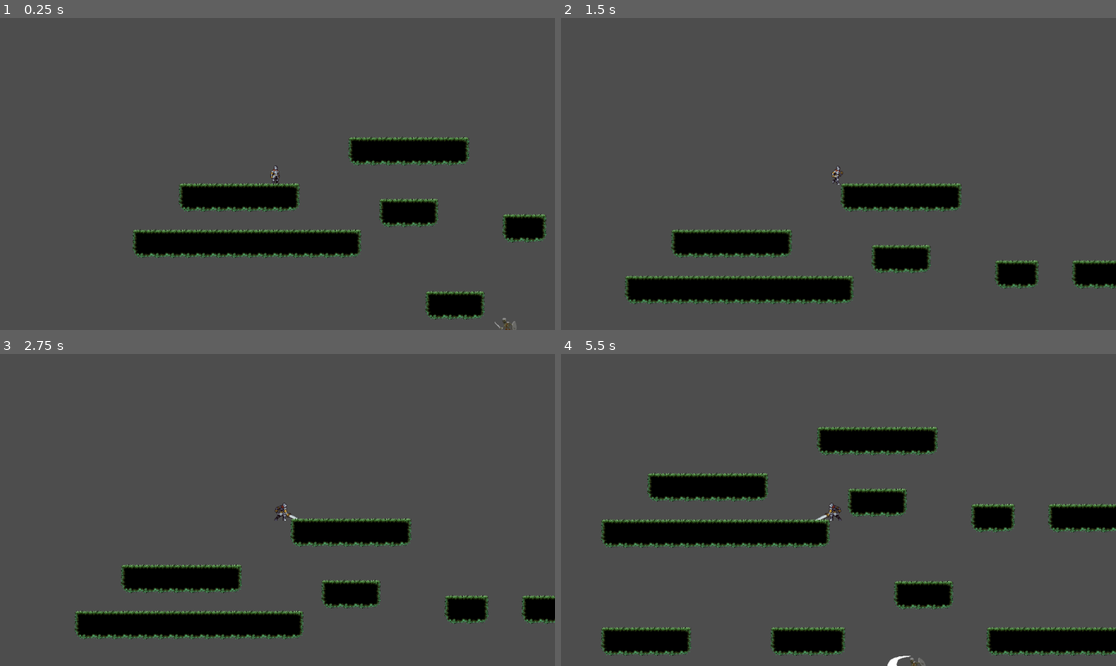
Above: before the commit, frames 1-4 (two rows, left to right).
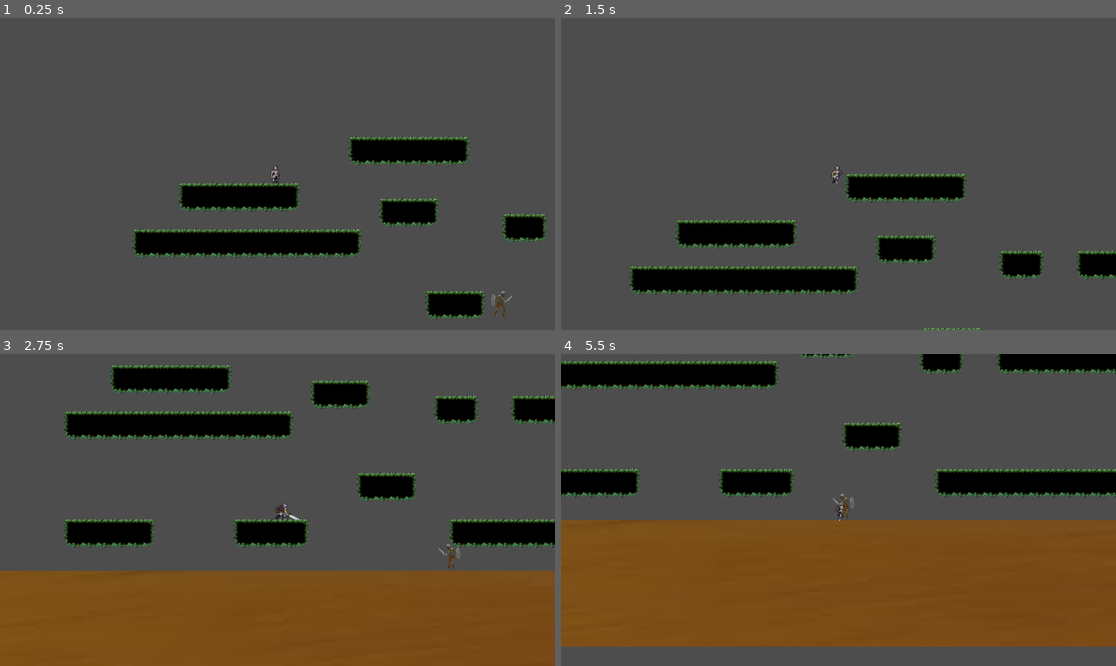
Above: after the commit, the same moments.

Repository: Pablo1996abc/plataforma2d
Game: Godot game, scene res://main.tscn
Same seed, same stepped clock (60 frames per second), same inputs: the game is played once before the commit and once after it.
Inputs:
- Up to frame 1 (0.25 s): no input
- Up to frame 2 (1.5 s): hold Z (attack) 0.53-1.28 s; hold Right (ui_right) from 0.53 s (still down); tap Up (ui_up) at 0.77 s; tap Z (attack) at 1.35 s
- Up to frame 3 (2.75 s): tap Up (ui_up) at 1.52 s; release Right (ui_right) at 2.03 s; hold Left (ui_left) from 2.03 s (still down); hold Z (attack) from 2.03 s (still down)
- Up to frame 4 (5.5 s): release Left (ui_left) at 2.78 s; release Z (attack) at 2.78 s; hold Right (ui_right) 2.78-4.28 s; tap Z (attack) at 2.85, 4.35 s; tap Up (ui_up) at 3.02, 3.77, 4.52 s; hold Z (attack) 3.53-4.28 s; hold Left (ui_left) 4.28-5.03 s; hold Right (ui_right) from 5.03 s (still down); hold Z (attack) from 5.03 s (still down)

The runs differ from the first frame. In frame 1, 0.8% of the frame differs, in the area x 23-99%, y 38-100%; in frame 2, 9.4%; in frame 3, 45%; in frame 4, 57%, in the area x 0-100%, y 0-100%.

Commit message:
ajustes hitbox movimentacao e identiificacao esqueleto

Diff:
--- a/Skeleton.tscn
+++ b/Skeleton.tscn
@@ -7,14 +7,9 @@
 [ext_resource type="Texture2D" uid="uid://d1vko8cfeuajk" path="res://imagens/Monsters_Creatures_Fantasy/Skeleton/Idle.png" id="4_rsp4x"]
 [ext_resource type="Texture2D" uid="uid://bo6famcnfg4yd" path="res://imagens/Monsters_Creatures_Fantasy/Skeleton/Walk.png" id="5_0rk3j"]
 
-[sub_resource type="CircleShape2D" id="CircleShape2D_vsooi"]
-radius = 17.0
-
-[sub_resource type="CircleShape2D" id="CircleShape2D_rsp4x"]
-radius = 62.39391
-
-[sub_resource type="CircleShape2D" id="CircleShape2D_dfc0f"]
-radius = 37.48333
+[sub_resource type="CapsuleShape2D" id="CapsuleShape2D_dfc0f"]
+radius = 12.0
+height = 58.0
 
 [sub_resource type="AtlasTexture" id="AtlasTexture_jgngj"]
 atlas = ExtResource("1_637nb")
@@ -212,50 +207,37 @@
 "speed": 16.0
 }]
 
-[sub_resource type="NavigationPolygon" id="NavigationPolygon_dfc0f"]
+[sub_resource type="RectangleShape2D" id="RectangleShape2D_dfc0f"]
+size = Vector2(21, 44)
 
 [node name="Skeleton" type="CharacterBody2D" unique_id=829272368 groups=["Enemy"]]
 script = ExtResource("1_dfc0f")
 
 [node name="CollisionShape2D2" type="CollisionShape2D" parent="." unique_id=1484114788]
-visibility_layer = 3
-position = Vector2(75, 106)
-shape = SubResource("CircleShape2D_vsooi")
-
-[node name="AttackArea" type="Area2D" parent="." unique_id=1600562285]
-visibility_layer = 0
-
-[node name="CollisionShape2D" type="CollisionShape2D" parent="AttackArea" unique_id=1559305921]
-modulate = Color(1, 0.20392157, 1, 1)
-light_mask = 0
-position = Vector2(76, 105)
-shape = SubResource("CircleShape2D_rsp4x")
-
-[node name="DetectionArea" type="Area2D" parent="." unique_id=985206915]
-collision_layer = 0
-
-[node name="CollisionShape2D" type="CollisionShape2D" parent="DetectionArea" unique_id=815173826]
-position = Vector2(77, 111)
-shape = SubResource("CircleShape2D_dfc0f")
+light_mask = 4
+visibility_layer = 2
+position = Vector2(5, -1)
+shape = SubResource("CapsuleShape2D_dfc0f")
 
 [node name="RayCast2D" type="RayCast2D" parent="." unique_id=188933650]
-position = Vector2(115, 83)
+position = Vector2(7, 0)
+exclude_parent = false
+target_position = Vector2(79, -1)
 
 [node name="AnimatedSprite2D" type="AnimatedSprite2D" parent="." unique_id=677665135]
-position = Vector2(73.00003, 105.00002)
-scale = Vector2(1.0016667, 1.0283326)
+position = Vector2(0, 7.6293945e-06)
+scale = Vector2(0.98041636, 1.0141662)
 sprite_frames = SubResource("SpriteFrames_4t2op")
 animation = &"attack"
 
-[node name="NavigationAgent2D" type="NavigationAgent2D" parent="." unique_id=313329152]
-
-[node name="NavigationRegion2D" type="NavigationRegion2D" parent="NavigationAgent2D" unique_id=1049010653]
-navigation_polygon = SubResource("NavigationPolygon_dfc0f")
-
 [node name="AttackTimer" type="Timer" parent="." unique_id=123536129]
 wait_time = 2.502
 
-[node name="DamageTime" type="Timer" parent="." unique_id=896147167]
-
-[connection signal="body_entered" from="DetectionArea" to="." method="_on_player_detector_body_entered"]
-[connection signal="body_exited" from="DetectionArea" to="." method="_on_player_detector_body_exited"]
+[node name="DamageTimer" type="Timer" parent="." unique_id=896147167]
+
+[node name="Hitbox" type="Area2D" parent="." unique_id=1448745256]
+
+[node name="CollisionShape2D" type="CollisionShape2D" parent="Hitbox" unique_id=109993314]
+position = Vector2(4, 1)
+shape = SubResource("RectangleShape2D_dfc0f")
+debug_color = Color(0.88027704, 0.13514358, 0.75713, 0.41960785)
--- a/player.gd
+++ b/player.gd
@@ -4,6 +4,10 @@
 const RUN_SPEED = 300.0
 const JUMP_VELOCITY = -450.0
 var GRAVITY = ProjectSettings.get_setting("physics/2d/default_gravity")
+var is_hurt: bool = false
+var hurt_timer: float = 0.0
+const HURT_DURATION: float = 0.5  # tempo da animação de hit
+var health: int = 100
 
 @onready var sprite = $AnimatedSprite2D
 
@@ -11,6 +15,7 @@
 var tap_time_threshold = 0.3
 var last_tap_time = 0.0
 var is_running = false
+
 
 func _physics_process(delta):
 	# 1. Gravidade
@@ -58,7 +63,26 @@
 	last_key_pressed = dir_name
 	last_tap_time = current_time
 
+func _ready():
+	$Hitbox.area_entered.connect(_on_hitbox_area_entered)  # ← nome aqui
+
+# ↓ precisa ser idêntico
+func _on_hitbox_area_entered(area):
+	is_hurt = true
+	hurt_timer = HURT_DURATION
+
+
+func take_damage(amount: int) -> void:
+	is_hurt = true
+	hurt_timer = HURT_DURATION
+	# se tiver sistema de vida:
+	health -= amount
+
 func update_animation(direction_val: float):
+	if is_hurt and sprite.sprite_frames.has_animation("hit"):
+		sprite.play("hit")
+		return
+
 	if Input.is_action_pressed("attack") and sprite.sprite_frames.has_animation("attack"):
 		sprite.play("attack")
 		return
@@ -67,6 +91,7 @@
 		sprite.play("jump")
 	elif Input.is_action_pressed("ui_down"):
 		sprite.play("crouch")
+
 	elif abs(direction_val) > 0.1:
 		sprite.flip_h = direction_val < 0
 		sprite.play("run")
--- a/player.tscn
+++ b/player.tscn
@@ -13,7 +13,7 @@
 [ext_resource type="Texture2D" uid="uid://dm1heln2qate4" path="res://imagens/FreeKnight_v1/Colour2/Outline/120x80_PNGSheets/_Run.png" id="10_q13i1"]
 
 [sub_resource type="RectangleShape2D" id="RectangleShape2D_4flbx"]
-size = Vector2(32, 41)
+size = Vector2(27, 38)
 
 [sub_resource type="AtlasTexture" id="AtlasTexture_hl5qd"]
 atlas = ExtResource("2_n7ghd")
@@ -445,16 +445,27 @@
 "speed": 16.0
 }]
 
-[node name="Player" type="CharacterBody2D" unique_id=865413931 groups=["Enemy", "Player", "player"]]
+[sub_resource type="RectangleShape2D" id="RectangleShape2D_nvl01"]
+size = Vector2(23, 35)
+
+[node name="Player" type="CharacterBody2D" unique_id=865413931 groups=["Player", "player"]]
 script = ExtResource("1_4flbx")
 
 [node name="CollisionShape2D" type="CollisionShape2D" parent="." unique_id=190188607]
+position = Vector2(-2.5, 1)
 shape = SubResource("RectangleShape2D_4flbx")
 
 [node name="AnimatedSprite2D" type="AnimatedSprite2D" parent="." unique_id=1372160093]
 position = Vector2(3.8146973e-06, -19.75)
 scale = Vector2(0.9333334, 1.04375)
 sprite_frames = SubResource("SpriteFrames_pylmc")
-animation = &"run"
+animation = &"hit"
 
 [node name="Camera2D" type="Camera2D" parent="." unique_id=15545637]
+
+[node name="Hitbox" type="Area2D" parent="." unique_id=850638780]
+
+[node name="CollisionShape2D" type="CollisionShape2D" parent="Hitbox" unique_id=70242150]
+position = Vector2(-2.5, 1.5)
+shape = SubResource("RectangleShape2D_nvl01")
+debug_color = Color(0.8531859, 0.23987952, 0.7052934, 0.41960785)
--- a/skeleton.gd
+++ b/skeleton.gd
@@ -5,29 +5,27 @@
 # ── Exportáveis ────────────────────────────────
 @export var speed: float = 80.0
 @export var chase_speed: float = 140.0
-@export var detection_radius: float = 500.0
-@export var attack_range: float = 460.0
+@export var detection_radius: float = 800.0
+@export var attack_range: float = 73.0
 @export var attack_damage: int = 10
-@export var attack_cooldown: float = 1.2
-@export var patrol_distance: float = 120.0  # distância horizontal da patrulha
-
+@export var attack_cooldown: float = 1.5
+@export var patrol_distance: float = 140.0
 @export var max_health: int = 50
-var health: int
 
 # ── Nós ───────────────────────────────────────
 @onready var animated_sprite: AnimatedSprite2D = $AnimatedSprite2D
 @onready var attack_timer: Timer = $AttackTimer
-@onready var damage_timer: Timer = $DamageTime
+@onready var damage_timer: Timer = $DamageTimer
+@onready var ray: RayCast2D = $RayCast2D
 
 # ── Estado interno ─────────────────────────────
 var state: State = State.PATROL
 var target: Node2D = null
-
 var patrol_origin: Vector2
-var patrol_dir: float = 1.0       # 1 = direita, -1 = esquerda
-
+var patrol_dir: float = 1.0
 var can_attack: bool = true
 var _flashing: bool = false
+var health: int
 
 # ──────────────────────────────────────────────
 func _ready() -> void:
@@ -38,158 +36,117 @@
 	attack_timer.one_shot = true
 	attack_timer.timeout.connect(_on_attack_timer_timeout)
 
-	damage_timer.wait_time = 0.2  # delay até o golpe conectar
+	damage_timer.wait_time = 0.3
 	damage_timer.one_shot = true
 	damage_timer.timeout.connect(_on_damage_timer_timeout)
 
-	print("Inimigo iniciado em: ", global_position)
-	var players := get_tree().get_nodes_in_group("player")
-	print("Players encontrados: ", players.size())
-
 # ──────────────────────────────────────────────
 func _physics_process(delta: float) -> void:
-	# Gravidade
 	if not is_on_floor():
 		velocity += get_gravity() * delta
 
-	# Detecção direta por distância — sem precisar de Area2D
-	_update_target()
-
 	match state:
-		State.PATROL:  _patrol()
-		State.CHASE:   _chase()
-		State.ATTACK:  _try_attack()
+		State.PATROL:  _do_patrol()
+		State.CHASE:   _do_chase()
+		State.ATTACK:  _do_attack_state()
 
 	move_and_slide()
 	_update_animation()
 
 # ──────────────────────────────────────────────
-# DETECÇÃO
-# ──────────────────────────────────────────────
-
-func _update_target() -> void:
-
-	# Não interrompe durante o ataque
-	if state == State.ATTACK:
-		return
-
-	var players := get_tree().get_nodes_in_group("player")
-	if players.is_empty():
-
-		return
-
-	var p := players[0] as Node2D
+# PATRULHA
+# ──────────────────────────────────────────────
+func _do_patrol() -> void:
+	var p := _get_player()
+	if p != null:
+
+		var dist := global_position.distance_to(p.global_position)
+		var vertical_diff: float = abs(global_position.y - p.global_position.y)  # ADICIONAR
+
+		if dist <= detection_radius and vertical_diff < 50.0:  # ADICIONAR limite vertical
+			target = p
+			state = State.CHASE
+			return
+
+	velocity.x = speed * patrol_dir
+	animated_sprite.flip_h = patrol_dir < 0
+
+	var dist_origin := global_position.x - patrol_origin.x
+	if dist_origin >= patrol_distance:
+		patrol_dir = -1.0
+	elif dist_origin <= -patrol_distance:
+		patrol_dir = 1.0
+
+	if is_on_wall():
+		patrol_dir *= -1.0
+
+# ──────────────────────────────────────────────
+# PERSEGUIÇÃO
+# ──────────────────────────────────────────────
+func _do_chase() -> void:
+	var p := _get_player()
+	if p == null:
+		state = State.PATROL
+		return
+
 	var dist := global_position.distance_to(p.global_position)
-
-
-
+	var vertical_diff: float = abs(global_position.y - p.global_position.y)  # ADICIONAR
+
+	if dist > detection_radius or vertical_diff >= 50.0:  # ADICIONAR
+		target = null
+		state = State.PATROL
+		return
 
 	if dist <= attack_range:
 		target = p
-		_enter_attack()
-	elif dist <= detection_radius:
-		target = p
-		if state != State.CHASE:
-			_enter_chase()
-	else:
-		target = null
-		if state != State.PATROL:
-			_enter_patrol()
-
-# ──────────────────────────────────────────────
-# ESTADOS
-# ──────────────────────────────────────────────
-
-func _patrol() -> void:
-	velocity.x = speed * patrol_dir
-	animated_sprite.flip_h = patrol_dir < 0
-
-	var dist_from_origin := global_position.x - patrol_origin.x
-	if dist_from_origin >= patrol_distance:
-		patrol_dir = -1.0
-	elif dist_from_origin <= -patrol_distance:
-		patrol_dir = 1.0
-
-	if is_on_wall():
-		patrol_dir *= -1.0
-
-func _chase() -> void:
+		state = State.ATTACK
+		return
+
+	target = p
+	var diff := p.global_position.x - global_position.x
+	velocity.x = sign(diff) * chase_speed
+	animated_sprite.flip_h = diff < 0
+
+# ──────────────────────────────────────────────
+# ATAQUE
+# ──────────────────────────────────────────────
+func _do_attack_state() -> void:
+	velocity.x = 0.0
+
 	if not is_instance_valid(target):
-		_enter_patrol()
-		return
-
-	var diff := target.global_position.x - global_position.x
-
-	# Pequena margem para não ficar tremendo quando está muito próximo
-	if abs(diff) > 5.0:
-		velocity.x = sign(diff) * chase_speed
-		animated_sprite.flip_h = diff < 0
-	else:
-		velocity.x = 0.0
-
-
-# ──────────────────────────────────────────────
-# ATAQUE
-# ──────────────────────────────────────────────
-
-func _try_attack() -> void:
-
-
-	if not is_instance_valid(target):
-		_enter_patrol()
-		return
-
-	# Se o player saiu do alcance, volta a perseguir
+		state = State.PATROL
+		return
+
 	var dist := global_position.distance_to(target.global_position)
 
 	if dist > attack_range:
-		_enter_chase()
-		return
-
-	# Para o movimento horizontal mas mantém a gravidade intacta
-	velocity.x = 0.0
-
-	# Vira para o player
+		state = State.CHASE
+		return
+
 	var diff := target.global_position.x - global_position.x
 	animated_sprite.flip_h = diff < 0
 
 	if can_attack:
-		_do_attack()
-
-
-func _do_attack() -> void:
-
-	can_attack = false
-	animated_sprite.play("attack")
-	attack_timer.start()   # controla o cooldown entre ataques
-	damage_timer.start()   # controla quando o dano é aplicado
-
-	# Aplica dano com um pequeno delay (simula o frame do golpe)
-
-
-	# Verifica se o player ainda está no alcance antes de aplicar o dano
-	if is_instance_valid(target):
-		var dist := global_position.distance_to(target.global_position)
-		if dist <= attack_range:
-			if target.has_method("take_damage"):
-				target.take_damage(attack_damage)
+		can_attack = false
+		animated_sprite.play("attack")
+		attack_timer.start()
+		damage_timer.start()
 
 func _on_damage_timer_timeout() -> void:
-	# Aplica o dano quando o golpe conecta
-	if is_instance_valid(target):
-		var dist := global_position.distance_to(target.global_position)
-		if dist <= attack_range:
-			if target.has_method("take_damage"):
-				target.take_damage(attack_damage)
+	if not is_instance_valid(target):
+		return
+	var dist := global_position.distance_to(target.global_position)
+	if dist <= attack_range:
+		if target.has_method("take_damage"):
+			target.take_damage(attack_damage)
+			_flash(Color.ORANGE)  # feedback visual ao acertar
 
 func _on_attack_timer_timeout() -> void:
 	can_attack = true
-	if animated_sprite.animation == "attack":
-		animated_sprite.play("idle")
+
 # ──────────────────────────────────────────────
 # DANO / MORTE
 # ──────────────────────────────────────────────
-
 func take_damage(amount: int) -> void:
 	health = clamp(health - amount, 0, max_health)
 	_flash(Color.RED)
@@ -197,28 +154,9 @@
 		_die()
 
 func _die() -> void:
+	animated_sprite.play("death")
+	await animated_sprite.animation_finished
 	queue_free()
-
-# ──────────────────────────────────────────────
-# ANIMAÇÃO
-# ──────────────────────────────────────────────
-
-func _update_animation() -> void:
-	match state:
-		State.PATROL, State.CHASE:
-			if abs(velocity.x) > 1.0:
-				if animated_sprite.animation != "walk":
-					animated_sprite.play("walk")
-				# Remova o flip_h daqui — já é feito no _patrol() e _chase()
-			else:
-				if animated_sprite.animation != "idle":
-					animated_sprite.play("idle")
-		State.ATTACK:
-			pass
-
-# ──────────────────────────────────────────────
-# FLASH DE DANO
-# ──────────────────────────────────────────────
 
 func _flash(color: Color, duration: float = 0.15) -> void:
 	if _flashing:
@@ -230,19 +168,39 @@
 	_flashing = false
 
 # ──────────────────────────────────────────────
-# TRANSIÇÕES
-# ──────────────────────────────────────────────
-
-
-
-func _enter_patrol() -> void:
-	state = State.PATROL
-	target = null
-
-func _enter_chase() -> void:
-	state = State.CHASE
-
-
-func _enter_attack() -> void:
-	state = State.ATTACK
-	velocity.x = 0.0
+# ANIMAÇÃO
+# ──────────────────────────────────────────────
+func _update_animation() -> void:
+	if state == State.ATTACK:
+		return
+
+	if abs(velocity.x) > 1.0:
+		if animated_sprite.animation != "walk":
+			animated_sprite.play("walk")
+	else:
+		if animated_sprite.animation != "idle":
+			animated_sprite.play("idle")
+
+# ──────────────────────────────────────────────
+# UTILITÁRIO
+# ──────────────────────────────────────────────
+
+func _get_player() -> Node2D:
+	var players := get_tree().get_nodes_in_group("player")
+	if players.is_empty():
+		return null
+
+	var p := players[0] as Node2D
+
+	ray.target_position = to_local(p.global_position)
+	ray.force_raycast_update()
+
+	if ray.is_colliding():
+		var collider = ray.get_collider()
+		var node = collider
+		while node != null:
+			if node == p:
+				return p
+			node = node.get_parent()
+
+	return null
--- a/verdepantano.tscn
+++ b/verdepantano.tscn
@@ -431,5 +431,6 @@
 [node name="Node2D" type="Node2D" unique_id=1853354245]
 
 [node name="TileMapLayer" type="TileMapLayer" parent="." unique_id=1126184472]
+z_index = -1
 tile_map_data = PackedByteArray("AAAGAAAAAAADAAMAAAAFAAAAAAACAAMAAAAEAAAAAAACAAMAAAADAAAAAAACAAMAAAACAAAAAAACAAMAAAABAA …(1360 unchanged characters)…
 tile_set = SubResource("TileSet_gv6cs")
